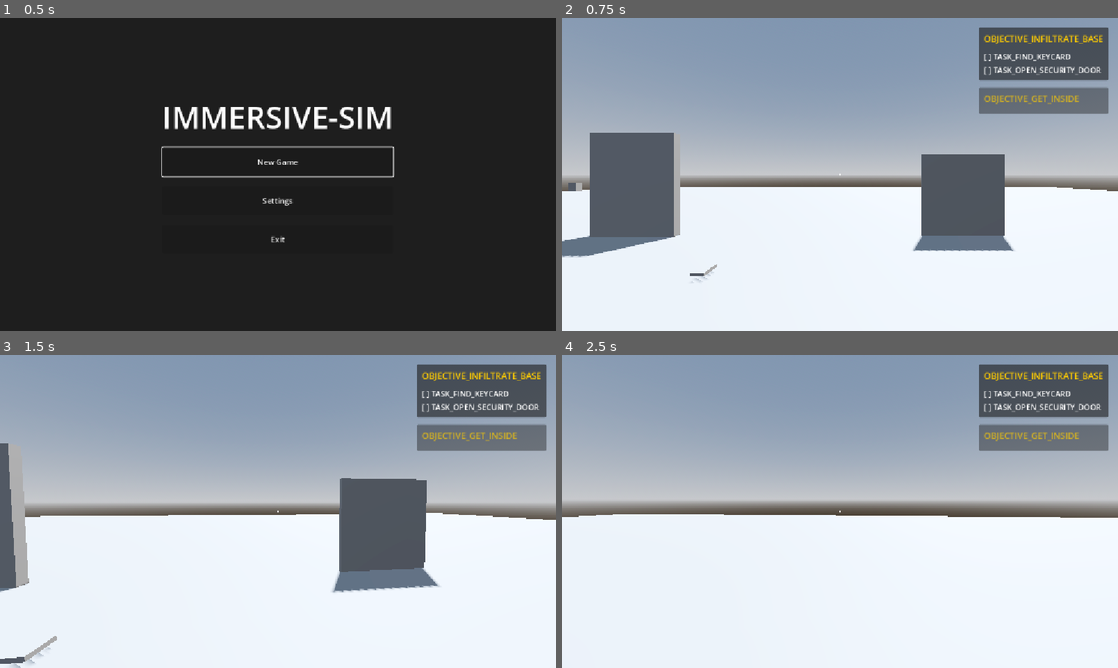
Above: before the commit, frames 1-4 (two rows, left to right).
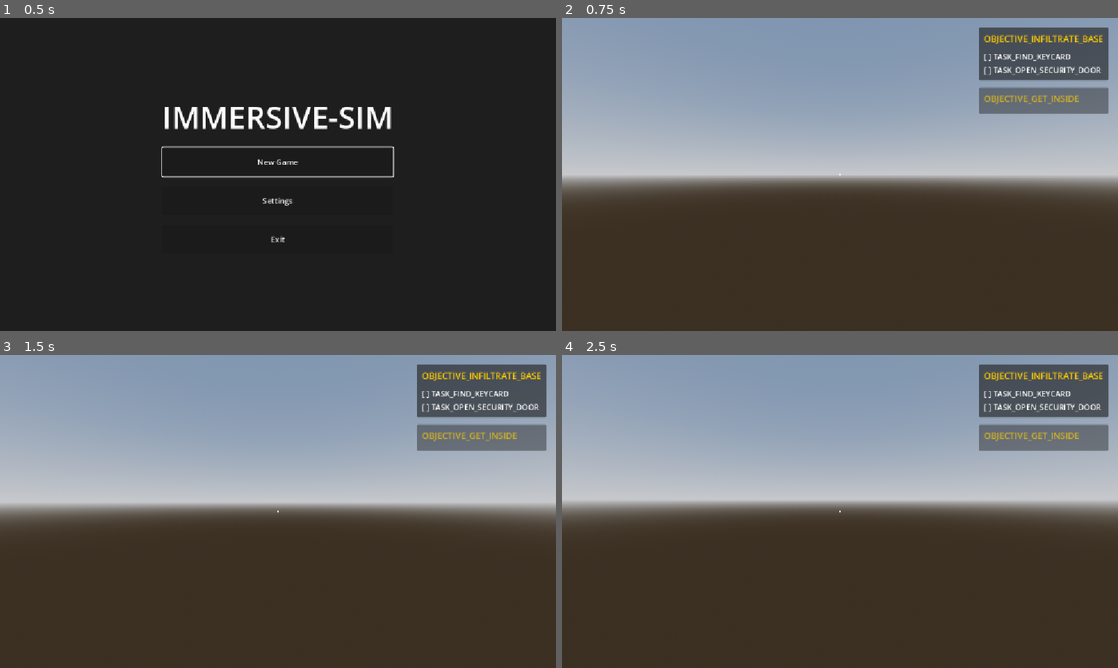
Above: after the commit, the same moments.

Repository: excalibrium/immersive-sim
Game: Godot game, scene res://src/scenes/title_screen/TitleScreen.tscn
The game is run twice, just before and just after one commit, with the same random seed, the same clock (stepped at 60 frames per second) and the same inputs.
Inputs (mouse positions are in pixels of both pictures, inside the frame that each line leads up to):
- Up to frame 1 (0.5 s): no input
- Up to frame 2 (0.75 s): click "New Game" at 0.5 s
- Up to frame 3 (1.5 s): tap Enter at 1.25 s; move the mouse to (305, 511) at 1.27 s; hold W (move_forward) from 1.28 s (still down); hold E (interact) from 1.28 s (still down)
- Up to frame 4 (2.5 s): keep holding W (move_forward); tap Space (jump) at 1.52, 2.27 s; move the mouse to (812, 511) at 2.02 s; release E (interact) at 2.03 s; tap Ctrl (crouch) at 2.1 s; tap E (interact) at 2.3 s

Frame 1 is identical in both runs. In frame 2, 50% of the frame differs, in the area x 0-100%, y 36-100%; in frame 3, 51%, in the area x 0-100%, y 28-100%; in frame 4, 49%.

Commit message:
Add inventory UI and non-parasitic collectible removal
Introduce an Inventory UI: add InventoryUI.tscn and InventoryItemUI.tscn plus their scripts (inventory_ui.gd, inventory_item_ui.gd) and uid files. InventoryUI instantiates item UI scenes from Game.inventory, shows/hides based on contents, and displays each item's icon and uppercased name via InventoryItemUI. Extend collectible.gd with an exported visual_root property so the visual representation can be freed when collected. Integrate the InventoryUI into world.tscn and apply assorted scene adjustments (node visibility, task/completer wiring, modular level instance). Remove some now-unneeded connections/cleanup from world.gd.

Diff:
--- /dev/null
+++ b/src/scenes/ui/InventoryItemUI.tscn
@@ -0,0 +1,30 @@
+[gd_scene load_steps=2 format=3]
+
+[ext_resource type="Script" path="res://src/scripts/ui/inventory_item_ui.gd" id="1_item_script"]
+
+[node name="InventoryItemUI" type="MarginContainer"]
+offset_right = 64.0
+offset_bottom = 64.0
+theme_override_constants/margin_left = 5
+theme_override_constants/margin_top = 5
+theme_override_constants/margin_right = 5
+theme_override_constants/margin_bottom = 5
+script = ExtResource("1_item_script")
+
+[node name="VBoxContainer" type="VBoxContainer" parent="."]
+layout_mode = 2
+alignment = 1
+
+[node name="Icon" type="TextureRect" parent="VBoxContainer"]
+unique_name_in_owner = true
+custom_minimum_size = Vector2(32, 32)
+layout_mode = 2
+expand_mode = 1
+stretch_mode = 5
+
+[node name="Label" type="Label" parent="VBoxContainer"]
+unique_name_in_owner = true
+layout_mode = 2
+theme_override_font_sizes/font_size = 12
+text = "ITEM_NAME"
+horizontal_alignment = 1
--- /dev/null
+++ b/src/scenes/ui/InventoryUI.tscn
@@ -0,0 +1,34 @@
+[gd_scene load_steps=3 format=3]
+
+[ext_resource type="Script" path="res://src/scripts/ui/inventory_ui.gd" id="1_inv_script"]
+[ext_resource type="PackedScene" path="res://src/scenes/ui/InventoryItemUI.tscn" id="2_item_scene"]
+
+[node name="InventoryUI" type="Control"]
+layout_mode = 3
+anchors_preset = 15
+anchor_right = 1.0
+anchor_bottom = 1.0
+grow_horizontal = 2
+grow_vertical = 2
+mouse_filter = 2
+script = ExtResource("1_inv_script")
+item_ui_scene = ExtResource("2_item_scene")
+
+[node name="MarginContainer" type="MarginContainer" parent="."]
+layout_mode = 1
+anchors_preset = 2
+anchor_top = 1.0
+anchor_bottom = 1.0
+offset_top = -200.0
+offset_right = 200.0
+grow_vertical = 0
+theme_override_constants/margin_left = 20
+theme_override_constants/margin_top = 20
+theme_override_constants/margin_right = 20
+theme_override_constants/margin_bottom = 20
+
+[node name="ItemContainer" type="VBoxContainer" parent="MarginContainer"]
+unique_name_in_owner = true
+layout_mode = 2
+mouse_filter = 2
+alignment = 2
--- a/src/scenes/world.tscn
+++ b/src/scenes/world.tscn
@@ -2,6 +2,7 @@
 
 [ext_resource type="Script" uid="uid://dpykreowgsmtk" path="res://src/scripts/world.gd" id="1_world"]
 [ext_resource type="PackedScene" uid="uid://8tspogp1qjea" path="res://src/scenes/player/player.tscn" id="2_player"]
+[ext_resource type="PackedScene" path="res://src/scenes/ui/InventoryUI.tscn" id="3_inv_ui"]
 [ext_resource type="PackedScene" path="res://src/scenes/ui/ObjectiveList.tscn" id="3_ui"]
 [ext_resource type="PackedScene" path="res://src/scenes/ui/Crosshair.tscn" id="4_crosshair"]
 [ext_resource type="Script" uid="uid://b3etkg7wvwr1" path="res://src/scripts/global/inventory_manager.gd" id="5_inv_man"]
@@ -21,6 +22,7 @@
 [ext_resource type="Resource" path="res://src/resources/tasks/find_keycard.tres" id="19_qi7wn"]
 [ext_resource type="Resource" path="res://src/resources/tasks/open_door.tres" id="20_k5joq"]
 [ext_resource type="Resource" uid="uid://cnpr3vsu6tn4o" path="res://src/resources/tasks/open_button_door.tres" id="21_k5joq"]
+[ext_resource type="PackedScene" uid="uid://di6wmoup6abbu" path="res://src/scenes/level/modular_level_kit.tscn" id="23_k37mw"]
 
 [sub_resource type="ProceduralSkyMaterial" id="ProceduralSkyMaterial_sky"]
 sky_horizon_color = Color(0.64625, 0.65575, 0.67075, 1)
@@ -88,6 +90,8 @@
 
 [node name="ObjectiveList" parent="UI" unique_id=452595205 instance=ExtResource("3_ui")]
 
+[node name="InventoryUI" parent="UI" unique_id=123456789 instance=ExtResource("3_inv_ui")]
+
 [node name="Crosshair" parent="UI" unique_id=292443138 instance=ExtResource("4_crosshair")]
 
 [node name="WorldEnvironment" type="WorldEnvironment" parent="." unique_id=1166825286]
@@ -98,6 +102,7 @@
 shadow_enabled = true
 
 [node name="Floor" type="StaticBody3D" parent="." unique_id=1127331105]
+visible = false
 
 [node name="MeshInstance3D" type="MeshInstance3D" parent="Floor" unique_id=1055437950]
 mesh = SubResource("PlaneMesh_floor")
@@ -110,6 +115,7 @@
 
 [node name="SecurityDoor" type="Node3D" parent="." unique_id=1842631852]
 transform = Transform3D(1, 0, 0, 0, 1, 0, 0, 0, 1, 2, 0, -5)
+visible = false
 
 [node name="DoorLeaf" type="StaticBody3D" parent="SecurityDoor" unique_id=509710607]
 
@@ -130,8 +136,14 @@
 is_locked = true
 required_item_id = "security_keycard"
 
+[node name="SecDoorCompleter" type="Node" parent="SecurityDoor" unique_id=1994679509 node_paths=PackedStringArray("target_node")]
+script = ExtResource("18_25l4m")
+target_node = NodePath("../DoorLeaf/Door")
+task_data = ExtResource("20_k5joq")
+
 [node name="SecurityDoor2" type="Node3D" parent="." unique_id=1545360390]
 transform = Transform3D(-1, 0, 8.742278e-08, 0, 1, 0, -8.742278e-08, 0, -1, 4, 0, -5)
+visible = false
 
 [node name="DoorLeaf" type="StaticBody3D" parent="SecurityDoor2" unique_id=1246867160]
 
@@ -155,6 +167,7 @@
 
 [node name="Keycard" type="StaticBody3D" parent="." unique_id=929427340]
 transform = Transform3D(1, 0, 0, 0, 1, 0, 0, 0, 1, -2, 0.1, -3)
+visible = false
 
 [node name="MeshInstance3D" type="MeshInstance3D" parent="Keycard" unique_id=1265522454]
 mesh = SubResource("BoxMesh_keycard")
@@ -165,13 +178,46 @@
 [node name="Interactable" type="Node3D" parent="Keycard" unique_id=805085155]
 script = ExtResource("7_interactable")
 
-[node name="Collectible" type="Node" parent="Keycard" unique_id=1645843006 node_paths=PackedStringArray("interactable")]
+[node name="Collectible" type="Node" parent="Keycard" unique_id=1645843006 node_paths=PackedStringArray("interactable", "visual_root")]
 script = ExtResource("9_collectible")
 item_data = ExtResource("10_keycard_res")
 interactable = NodePath("../Interactable")
+visual_root = NodePath("..")
+
+[node name="KeycardCompleter" type="Node" parent="Keycard" unique_id=810225334 node_paths=PackedStringArray("target_node")]
+script = ExtResource("18_25l4m")
+target_node = NodePath("../Collectible")
+signal_type = 1
+task_data = ExtResource("19_qi7wn")
+
+[node name="Keycard2" type="StaticBody3D" parent="." unique_id=150123405]
+transform = Transform3D(1, 0, 0, 0, 1, 0, 0, 0, 1, -0.559183, 0.1, -3)
+visible = false
+
+[node name="MeshInstance3D" type="MeshInstance3D" parent="Keycard2" unique_id=398220912]
+mesh = SubResource("BoxMesh_keycard")
+
+[node name="CollisionShape3D" type="CollisionShape3D" parent="Keycard2" unique_id=465465963]
+shape = SubResource("BoxShape3D_keycard")
+
+[node name="Interactable" type="Node3D" parent="Keycard2" unique_id=2038846213]
+script = ExtResource("7_interactable")
+
+[node name="Collectible" type="Node" parent="Keycard2" unique_id=1216792134 node_paths=PackedStringArray("interactable", "visual_root")]
+script = ExtResource("9_collectible")
+item_data = ExtResource("10_keycard_res")
+interactable = NodePath("../Interactable")
+visual_root = NodePath("..")
+
+[node name="KeycardCompleter" type="Node" parent="Keycard2" unique_id=1043639861 node_paths=PackedStringArray("target_node")]
+script = ExtResource("18_25l4m")
+target_node = NodePath("../Collectible")
+signal_type = 1
+task_data = ExtResource("19_qi7wn")
 
 [node name="seg2" type="Node3D" parent="." unique_id=726291210]
 transform = Transform3D(1, 0, 0, 0, 1, 0, 0, 0, 1, -5, 0, -5)
+visible = false
 
 [node name="WallButton" type="StaticBody3D" parent="seg2" unique_id=957452829]
 transform = Transform3D(1, 0, 0, 0, 1, 0, 0, 0, 1, -1.5, 1.2, 0)
@@ -185,9 +231,10 @@
 [node name="Interactable" type="Node3D" parent="seg2/WallButton" unique_id=756007325]
 script = ExtResource("7_interactable")
 
-[node name="ButtonActivator" type="Node" parent="seg2/WallButton" unique_id=637645967 node_paths=PackedStringArray("interactable")]
+[node name="ButtonActivator" type="Node" parent="seg2/WallButton" unique_id=637645967 node_paths=PackedStringArray("interactable", "target_nodes")]
 script = ExtResource("13_btn_act")
 interactable = NodePath("../Interactable")
+target_nodes = [NodePath("../../SlidingDoor/DoorLeaf/SlidingDoorComp")]
 
 [node name="SlidingDoor" type="Node3D" parent="seg2" unique_id=309253375]
 transform = Transform3D(1, 0, 0, 0, 1, 0, 0, 0, 1, 0, 1.25, 0)
@@ -203,18 +250,10 @@
 [node name="SlidingDoorComp" type="Node" parent="seg2/SlidingDoor/DoorLeaf" unique_id=1317034795]
 script = ExtResource("14_slide_door")
 
-[node name="KeycardCompleter" type="Node" parent="." unique_id=810225334 node_paths=PackedStringArray("target_node")]
-script = ExtResource("18_25l4m")
-target_node = NodePath("../Keycard/Collectible")
-signal_type = 1
-task_data = ExtResource("19_qi7wn")
-
-[node name="SecDoorCompleter" type="Node" parent="." unique_id=1994679509 node_paths=PackedStringArray("target_node")]
-script = ExtResource("18_25l4m")
-target_node = NodePath("../SecurityDoor/DoorLeaf/Door")
-task_data = ExtResource("20_k5joq")
-
-[node name="SecDoorCompleter2" type="Node" parent="." unique_id=727467644 node_paths=PackedStringArray("target_node")]
-script = ExtResource("18_25l4m")
-target_node = NodePath("../seg2/SlidingDoor/DoorLeaf/SlidingDoorComp")
+[node name="SecDoorCompleter2" type="Node" parent="seg2/SlidingDoor/DoorLeaf" unique_id=727467644 node_paths=PackedStringArray("target_node")]
+script = ExtResource("18_25l4m")
+target_node = NodePath("../SlidingDoorComp")
 task_data = ExtResource("21_k5joq")
+
+[node name="modular_level_kit" parent="." unique_id=1742521094 instance=ExtResource("23_k37mw")]
+transform = Transform3D(1, 0, 0, 0, 1, 0, 0, 0, 1, 12.064, -1.8, -8.426)
--- a/src/scripts/components/collectible.gd
+++ b/src/scripts/components/collectible.gd
@@ -8,6 +8,9 @@
 
 @export var item_data: ItemResource
 @export var interactable: Interactable
+
+## The node to be freed when this item is collected (usually the visual representation).
+@export var visual_root: Node
 
 func _ready():
 	if not interactable:
@@ -22,3 +25,6 @@
 	if item_data and Game.inventory:
 		Game.inventory.add_item(item_data)
 		collected.emit()
+
+		if visual_root:
+			visual_root.queue_free()
--- /dev/null
+++ b/src/scripts/ui/inventory_item_ui.gd
@@ -0,0 +1,11 @@
+extends MarginContainer
+
+@onready var icon_rect: TextureRect = %Icon
+@onready var label: Label = %Label
+
+func setup(item: ItemResource) -> void:
+	if item.icon:
+		icon_rect.texture = item.icon
+
+	# MACRO_CASE: label beneath in MACRO_CASE
+	label.text = item.display_name_key.to_upper()
--- /dev/null
+++ b/src/scripts/ui/inventory_ui.gd
@@ -0,0 +1,32 @@
+extends Control
+
+@export var item_ui_scene: PackedScene
+
+@onready var item_container: VBoxContainer = %ItemContainer
+
+func _ready() -> void:
+	if Game.inventory:
+		Game.inventory.inventory_updated.connect(_on_inventory_updated)
+
+	# Clear placeholder children
+	for child in item_container.get_children():
+		child.queue_free()
+
+	_on_inventory_updated()
+
+func _on_inventory_updated() -> void:
+	# Clear existing
+	for child in item_container.get_children():
+		child.queue_free()
+
+	var items = Game.inventory.get_items()
+
+	# Visibility: if there are no items it should disappear, if there are any items, it should appear
+	visible = not items.is_empty()
+
+	for item in items:
+		if not item_ui_scene: continue
+		var inst = item_ui_scene.instantiate()
+		item_container.add_child(inst)
+		if inst.has_method("setup"):
+			inst.setup(item)
--- a/src/scripts/world.gd
+++ b/src/scripts/world.gd
@@ -19,11 +19,3 @@
 	var interactor = player.find_child("PlayerInteractor")
 	if interactor:
 		crosshair.setup(interactor)
-
-	if keycard_collectible:
-		keycard_collectible.collected.connect(keycard.queue_free)
-
-	if button_activator and sliding_door_comp:
-		button_activator.target_nodes.assign([sliding_door_comp])
-
-	# Note: ObjectiveGiver component handles the initial objective now.
Not shown, added: src/scripts/ui/inventory_item_ui.gd.uid
Not shown, added: src/scripts/ui/inventory_ui.gd.uid
